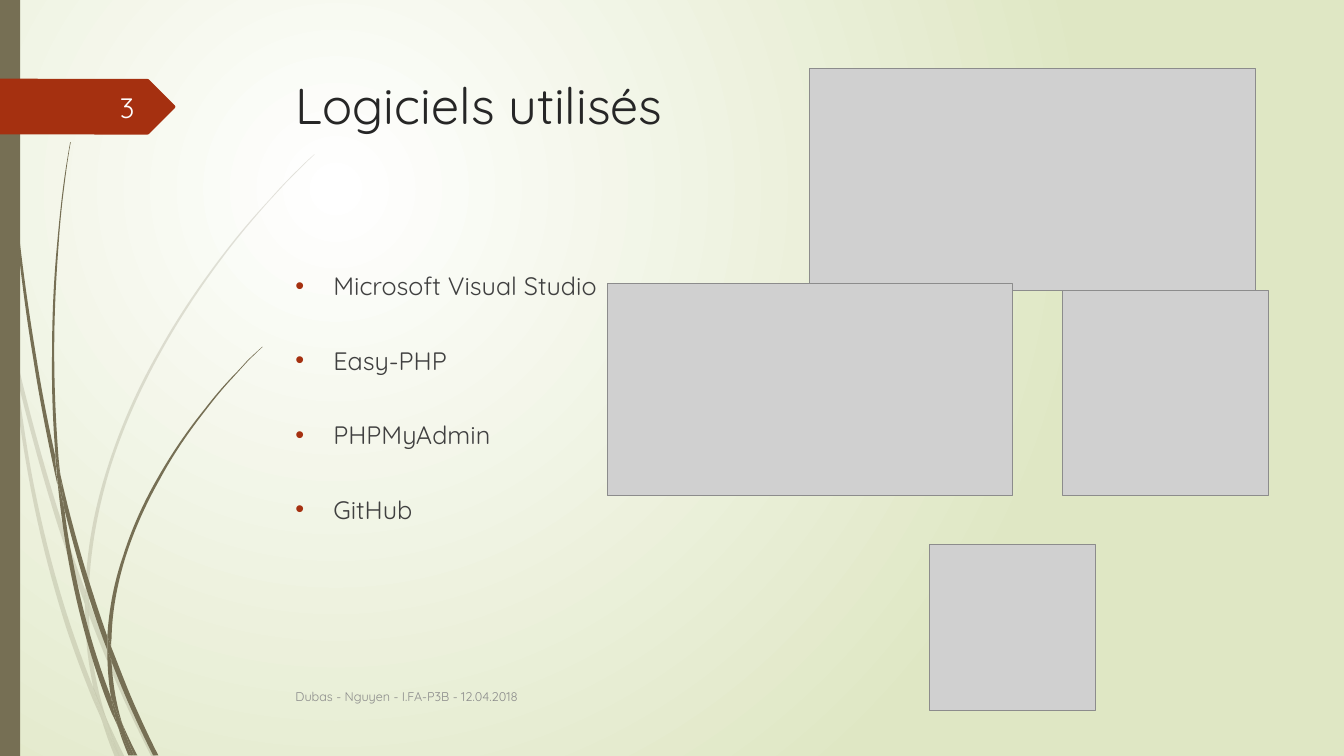
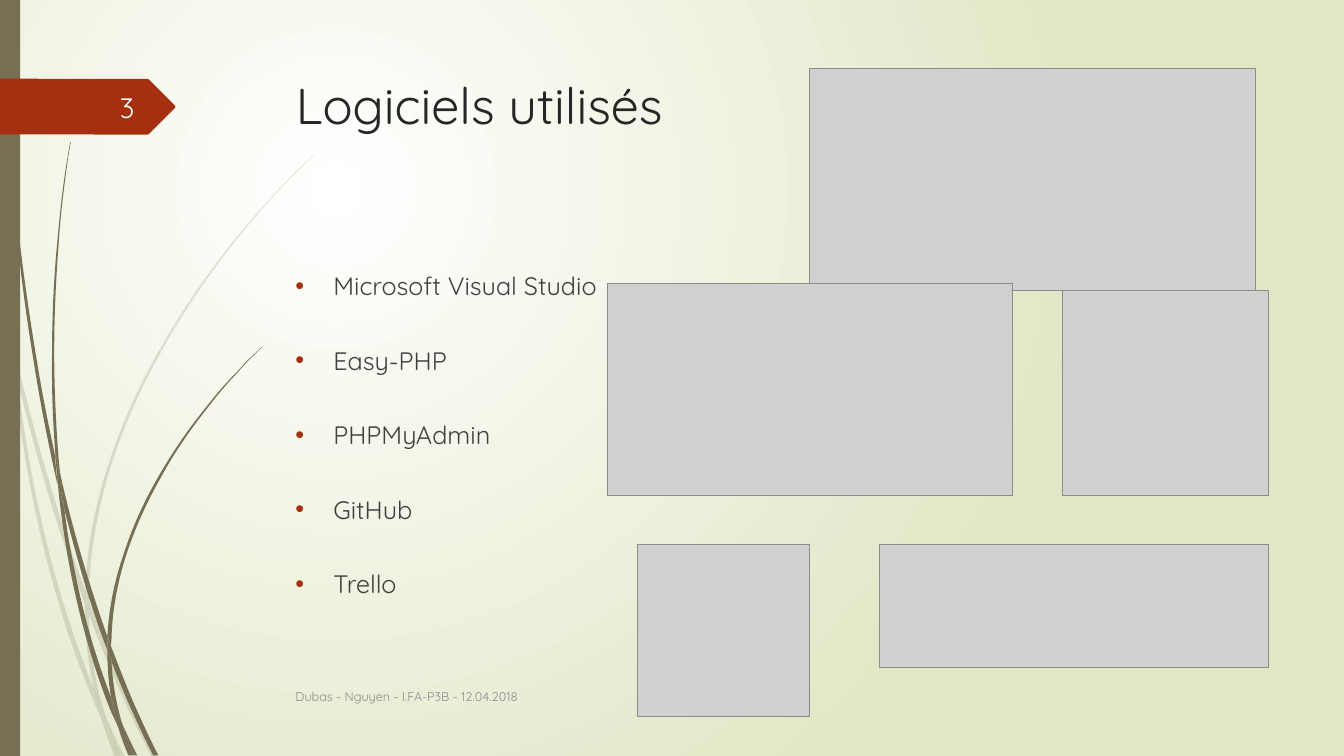
Before and after one commit to loicdub/GitHighfeel, a slide deck: slide 4 of presentation/presentation.pptx. Drawn at 1344x756 pixels with LibreOffice and Linux fonts; fonts in the diff are those of the drawing; grey boxes stand for pictures. Boxes give left, top, right and bottom in pixels: in the first picture for what was removed or moved away, otherwise in the second. Text is boxed around its words. In the diff, an @@ line names an element or a change of style, - is before the commit and + after.

```diff
--- a/presentation/presentation.pptx
+++ b/presentation/presentation.pptx
@@ picture: place and size @@
-picture at bbox=[930, 544, 1095, 710]
+picture at bbox=[638, 544, 811, 717]
@@ picture added at bbox=[880, 544, 1268, 668] @@
@@ text at bbox=[333, 574, 396, 593]: paragraph added @@
+• Trello
```
Also in this commit, not shown: 1 other file.
